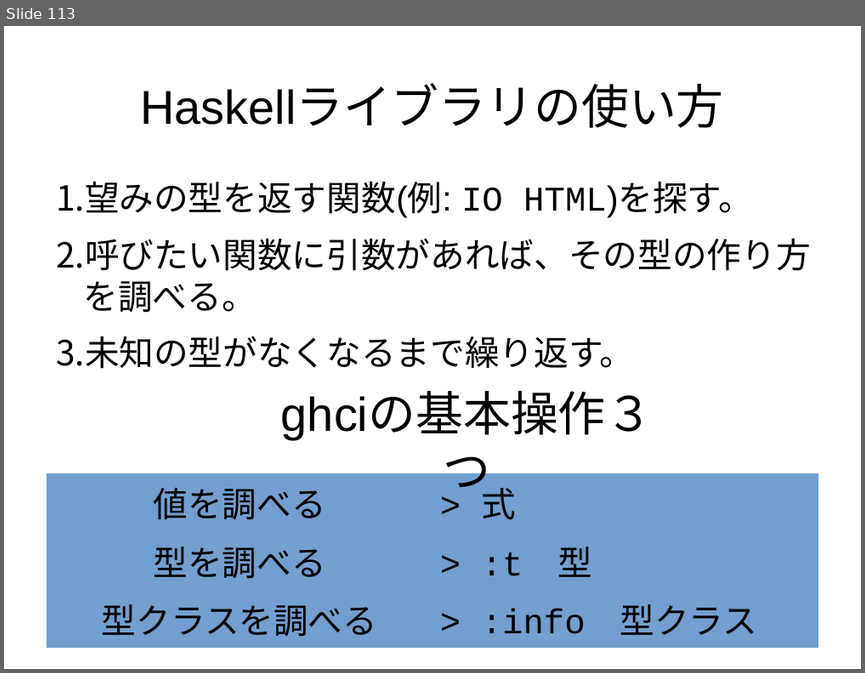
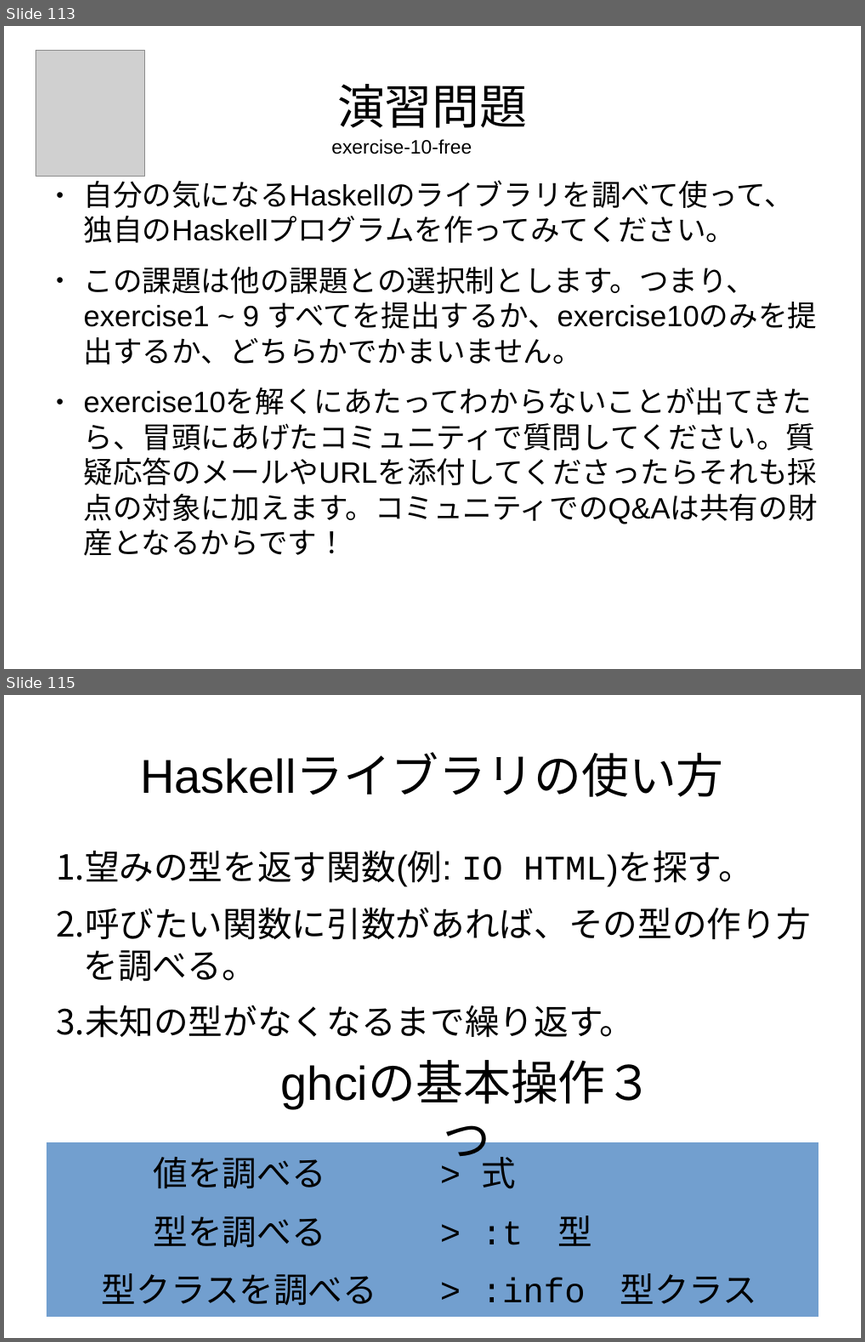
Before and after one commit to nushio3/learn-haskell, a slide deck: Tsukuba-2016.odp. Shown one above the other, each under a label of ours: slide 113 before the commit, slides 113 and 115 after it; the slides between them are not shown. The pictures are 865x673 and 865x1342 pixels, drawn with LibreOffice and Linux fonts; fonts in the diff are those of the drawing; grey boxes stand for pictures. Boxes give left, top, right and bottom in pixels: in the first picture for what was removed or moved away, otherwise in the second. Text is boxed around its words. In the diff, an @@ line names an element or a change of style, - is before the commit and + after.

```diff
--- a/Tsukuba-2016.odp
+++ b/Tsukuba-2016.odp
@@ slide 113 added at (x1=4, y1=26, x2=861, y2=669), background #FFFFFF @@
@@ picture added at (x1=36, y1=50, x2=145, y2=176) @@
@@ title added at (x1=337, y1=84, x2=527, y2=128), 44 pt, text #000000 @@
+演習問題
@@ text added at (x1=331, y1=139, x2=472, y2=154), 18 pt, text #000000 @@
+exercise-10-free
@@ text added at (x1=84, y1=176, x2=817, y2=524), 27.2 pt, text #000000 @@
+● 自分の気になるHaskellのライブラリを調べて使って、独自のHaskellプログラムを作ってみてください。
+● この課題は他の課題との選択制とします。つまり、exercise1 ~ 9 すべてを提出するか、exercise10のみを提出するか、どちらかでかまいません。
+● exercise10を解くにあたってわからないことが出てきたら、冒頭にあげたコミュニティで質問してください。質疑応答のメールやURLを添付してくださったらそれも採点の対象に加えます。コミュニティでのQ&Aは共有の財産となるからです！
@@ what was slide 113 is now slide 115 @@
```
Also in this commit, not shown: 1 other slide added, 2 other files.
